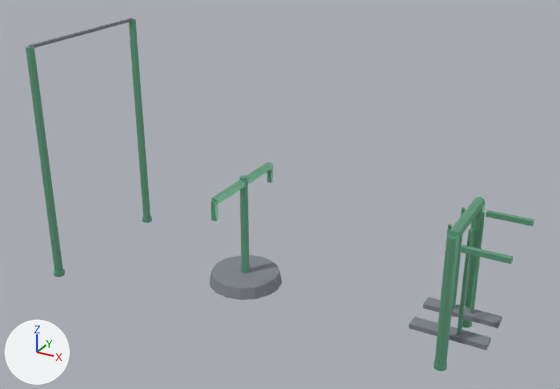
An edit to the glTF model ClientWeb/src/assets/models/civic/park_fitness.glb, drawn before and after from the same camera.
Camera for both pictures: a 50 mm camera at (0.284, -0.514, 0.353) aimed at (0.003, -0.003, 0.097). Every picture has the same lights, and +X, +Y and +Z are marked at lower left. The first picture is the older version.

The scene before the commit, as lines of its bpy script (objects in view):
```python
mat_fitness_pad_mat = principled_material('Fitness_Pad_Mat')
mat_fitness_pad_mat.base_color = (0.227, 0.247, 0.278)  # grey #838890
mat_fitness_pad_mat.metallic = 0.05
mat_fitness_pad_mat.roughness = 0.65
mat_fitness_steel_mat = principled_material('Fitness_Steel_Mat')
mat_fitness_steel_mat.base_color = (0.184, 0.49, 0.31)  # green #77ba97
mat_fitness_steel_mat.metallic = 0.55
mat_fitness_steel_mat.roughness = 0.42
me_cone = bpy.data.meshes.new('Cone')
me_cone.from_pydata(...)  # 260 vertices, 448 faces; spans x -0.198..0.198, y -0.07..0.07, z 0.0..0.21
me_cone.materials.append(mat_fitness_steel_mat)  # green #77ba97
me_cube_002 = bpy.data.meshes.new('Cube.002')
me_cube_002.from_pydata(...)  # 76 vertices, 136 faces; spans x -0.195..0.187, y -0.065..0.065, z 0.005..0.212
me_cube_002.materials.append(mat_fitness_pad_mat)  # grey #838890
ob_fitness_pad = bpy.data.objects.new('Fitness_Pad', me_cube_002)
ob_fitness_pad.location = (0.0, 0.0, 0.0)
ob_fitness_steel = bpy.data.objects.new('Fitness_Steel', me_cone)
ob_fitness_steel.location = (0.0, 0.0, 0.0)
```
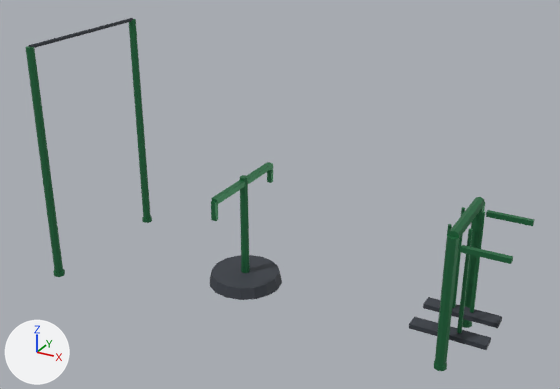
Pixel boxes (x1, y1, x2, y2) of what changed, in the pictures (560 x 389 px):
'Fitness_Steel', recoloured: (25, 19, 535, 371) in both
'Fitness_Pad', recoloured: (28, 18, 502, 350) in both

What the commit changed:
Material 'Fitness_Pad_Mat' (mat_fitness_pad_mat) changes colour from grey #838890 to dark grey #3a3f47; in linear values from (0.227, 0.247, 0.278) to (0.0423, 0.0497, 0.063).
Material 'Fitness_Steel_Mat' (mat_fitness_steel_mat) changes colour from green #77ba97 to green #2f7d4f; in linear values from (0.184, 0.49, 0.31) to (0.0284, 0.205, 0.0782).
